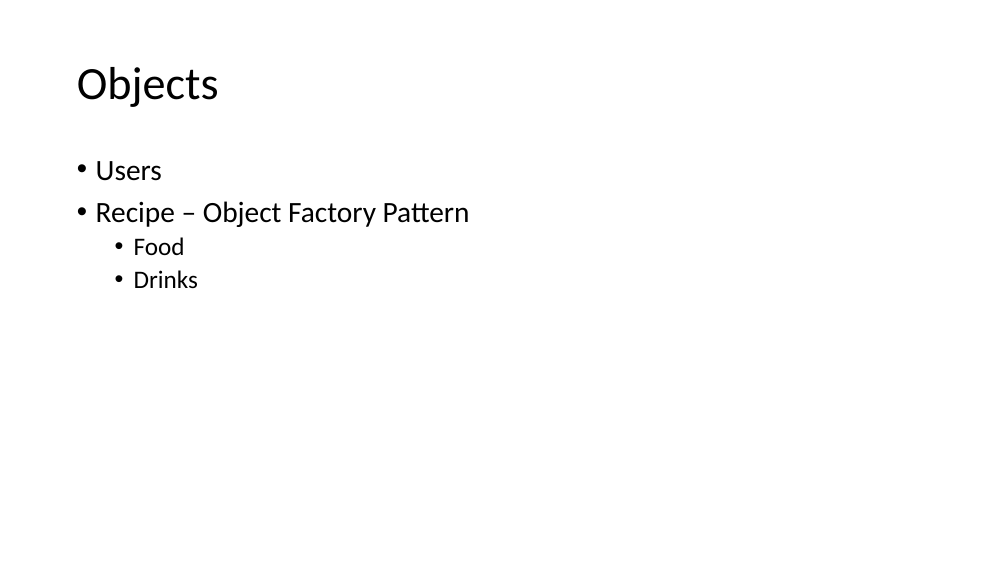
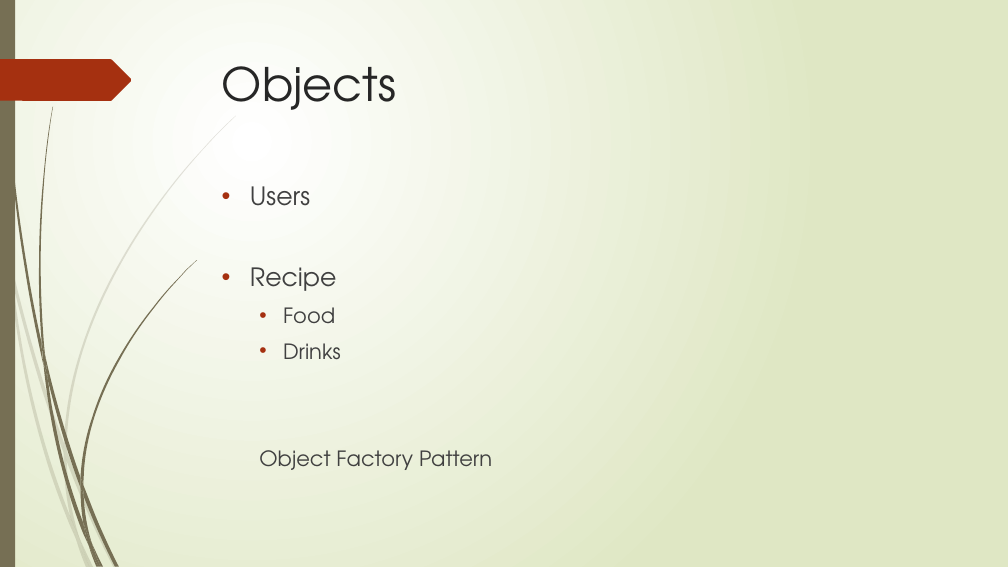
Before and after one commit to bheuju/Cooking-App, a slide deck: slide 4 of Materials/presentation.pptx. Drawn at 1008x567 pixels with LibreOffice and Linux fonts; fonts in the diff are those of the drawing. Boxes give left, top, right and bottom in pixels: in the first picture for what was removed or moved away, otherwise in the second. Text is boxed around its words. In the diff, an @@ line names an element or a change of style, - is before the commit and + after.

```diff
--- a/Materials/presentation.pptx
+++ b/Materials/presentation.pptx
@@ background #FFFFFF to gradient #FFFFFF to #DFE8C4 @@
@@ rectangle added at (0,0,15,567), fill #766F54 @@
@@ freeform shape added at (0,59,132,101), fill #A53010 @@
@@ title "Objects": place and size @@
-title "Objects" at (77,67,219,107)
+title "Objects" at (222,66,397,110)
@@ title "Objects" at (222,66,397,110): font Calibri to TeX Gyre Adventor, text colour #000000 to #262626; line spacing 0.9 to 1; vertical alignment middle to top @@
@@ text "Users": place and size @@
-text "Users" at (96,161,470,289)
+text "Users" at (250,186,492,470)
@@ text at (250,186,341,359): size 28 to 24 pt in "Users"; font Calibri to TeX Gyre Adventor, text colour #000000 to #404040 in "Users", "Food", "Drinks"; size 24 to 20 pt in "Food", "Drinks"; indent changed; line spacing 0.9 to 1; more space between paragraphs @@
@@ text at (250,267,337,291): text changed; size 28 to 24 pt; font Calibri to TeX Gyre Adventor; text colour #000000 to #404040 @@
-• Recipe – Object Factory Pattern
+• Recipe
@@ text at (259,450,492,470): paragraph added @@
+  Object Factory Pattern
@@ group added at (0,116,236,567): 10 freeform shapes @@
@@ group added at (2,0,197,567): 12 freeform shapes @@
```
Also in this commit, not shown: 3 other slides changed, 2 slides added, 3 slides removed, 13 other files.
